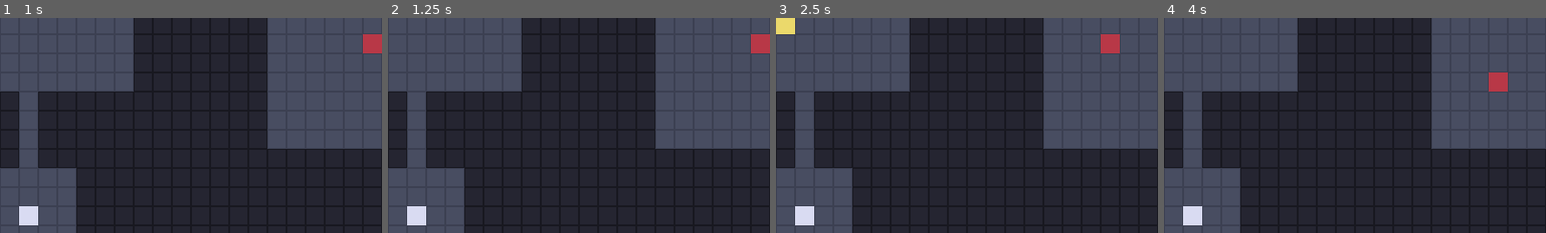
Above: before the commit, frames 1-4 (left to right).
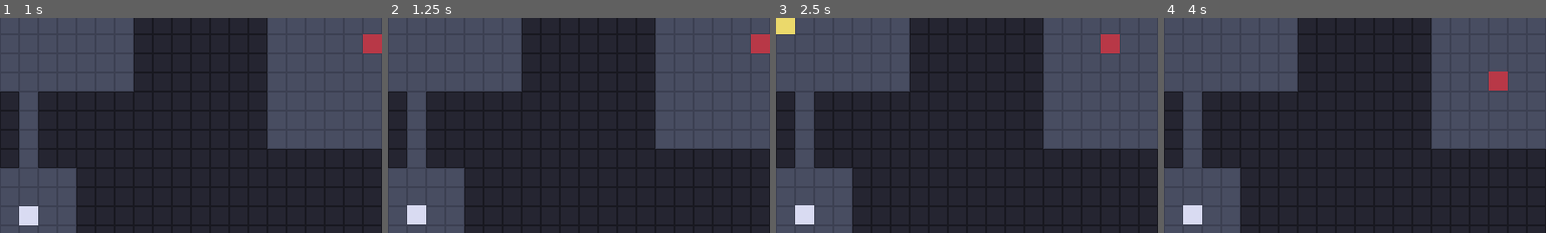
Above: after the commit, the same moments.

Repository: x-alterer/2D-Roguelike-like
Game: Godot game, scene res://scenes/main.tscn
The game is run twice, just before and just after one commit, with the same random seed, the same clock (stepped at 60 frames per second) and the same inputs.
Inputs:
- Up to frame 1 (1 s): tap Enter (confirm) at 0.5 s; hold Right (move_right) from 0.53 s (still down); hold Enter (confirm) from 0.53 s (still down)
- Up to frame 2 (1.25 s): keep holding Right (move_right); keep holding Enter (confirm)
- Up to frame 3 (2.5 s): release Right (move_right) at 1.28 s; release Enter (confirm) at 1.28 s; hold Down (move_down) 1.28-2.03 s; tap Enter (confirm) at 1.35, 2, 2.3 s; hold Right (move_right) from 2.03 s (still down); hold Space (wait) from 2.03 s (still down)
- Up to frame 4 (4 s): tap Enter (confirm) at 2.75, 2.85, 3.5 s; release Right (move_right) at 2.78 s; release Space (wait) at 2.78 s; hold Up (move_up) 2.78-3.53 s; hold Left (move_left) from 3.53 s (still down); hold Enter (confirm) from 3.53 s (still down)
The pictures show only the part of the screen within x 10-60%, y 27-77%; the shares and areas given below are measured in that part.

Frame 1 is identical in both runs. In frame 2, less than 0.1% of the frame differs, in the area x 5-10%, y 87-97%; in frame 3, less than 0.1%; in frame 4, less than 0.1%, in the area x 5-90%, y 24-97%.

Commit message:
feat: sound stubs, footstep puffs, enemy idle bob (tasks 7.1-7.2)
Five generated sine-tone WAVs (enveloped, no clicks) behind an Sfx
autoload with a round-robin player pool: move, bump, encounter start,
corruption gain (sounded inside add_corruption so every source pays
audibly), verb confirm. Committed steps leave a fading quad at the
departed cell; enemies bob their visual rect one pixel on a
phase-randomized loop — plain randf, never the seeded run RNG, which
stays reserved for gameplay reproducibility.

Co-Authored-By: Claude Fable 5 <noreply@anthropic.com>
Claude-Session: https://claude.ai/code/session_018muKSDbmmuj7g6CxEjXxPM

Diff:
--- a/actors/enemy.gd
+++ b/actors/enemy.gd
@@ -34,6 +34,14 @@
 	# real textures exist (technical plan, Decision 14).
 	if data != null:
 		_rect.color = data.color
+	# Two-frame idle bob (plan task 7.2): only the visual rect moves; the
+	# actor's grid truth never does. Plain randf() desynchronizes the
+	# enemies' bobs — deliberately NOT the seeded run RNG, which is
+	# reserved for gameplay so runs replay identically from their seed.
+	var bob := create_tween().set_loops()
+	bob.tween_interval(randf() * 0.4)
+	bob.tween_property(_rect, "position:y", -1.0, 0.45).set_trans(Tween.TRANS_SINE)
+	bob.tween_property(_rect, "position:y", 0.0, 0.45).set_trans(Tween.TRANS_SINE)
 
 
 ## Where this enemy wants to move this tick. Returning a cell is a wish,
--- a/autoloads/game_state.gd
+++ b/autoloads/game_state.gd
@@ -94,6 +94,12 @@
 ## §3: "one tick of encounter immunity", technical plan Decision 8).
 var pending_immunity_ticks := 0
 
+## Verbs whose mutation has been announced this run (Phase 7, Decision 38).
+## Run-scoped because the flash must fire once per run, and the menu that
+## first shows the mutation may belong to a later encounter than the one
+## where the band crossed.
+var announced_mutations: Array[StringName] = []
+
 
 func _ready() -> void:
 	reset_run()
@@ -117,6 +123,7 @@
 	run_over = false
 	run_end_cause = &""
 	run_recorded = false
+	announced_mutations.clear()
 	# "Nowhere yet" — Exploration snaps the player to the floor's entrance
 	# tile when it sees this sentinel.
 	grid_position = NO_POSITION
@@ -153,6 +160,9 @@
 		return
 	var old_band := corruption_band()
 	corruption = mini(corruption + amount, CORRUPTION_MAX)
+	# The gain itself is one of the five feedback events (plan task 7.5) —
+	# sounded here so every source of corruption pays audibly.
+	Sfx.play(&"corruption")
 	var new_band := corruption_band()
 	for band in range(old_band + 1, new_band + 1):
 		_cross_band(band)
--- /dev/null
+++ b/autoloads/sfx.gd
@@ -0,0 +1,54 @@
+## Sfx — single-tone feedback for key events (autoload singleton).
+##
+## What this is: five placeholder beeps (generated sine WAVs in
+## assets/sfx/) behind one call: Sfx.play(&"move"). A small pool of
+## AudioStreamPlayers rotates so a quick step-step-bump doesn't cut its
+## own sounds off.
+##
+## Why it's a third autoload (technical plan, Decision 37): sound is a
+## cross-scene service — exploration, encounter, AND the encounter's F6
+## standalone mode all need it, so it can't live in Main, and the Events
+## bus stays signal-only. Phase 7's rule: silence is not acceptable; the
+## ear needs *something* to confirm inputs were received. Real audio is
+## explicitly out of the PoC's scope — these tones are the whole
+## soundscape until then.
+##
+## How it connects: scenes call play() with one of the TONES keys at the
+## moment the event happens. Nothing calls back; sound is fire-and-forget.
+extends Node
+
+## The plan's five events (task 7.5), one tone each.
+const TONES: Dictionary = {
+	&"move": preload("res://assets/sfx/move.wav"),
+	&"bump": preload("res://assets/sfx/bump.wav"),
+	&"encounter": preload("res://assets/sfx/encounter.wav"),
+	&"corruption": preload("res://assets/sfx/corruption.wav"),
+	&"confirm": preload("res://assets/sfx/confirm.wav"),
+}
+## Enough simultaneous voices that rapid inputs overlap instead of
+## clipping each other.
+const POOL_SIZE := 4
+
+var _players: Array[AudioStreamPlayer] = []
+var _next := 0
+
+
+func _ready() -> void:
+	for i in POOL_SIZE:
+		var player := AudioStreamPlayer.new()
+		# Placeholder tones sit under the (future) mix, not on top of it.
+		player.volume_db = -8.0
+		add_child(player)
+		_players.append(player)
+
+
+## Plays one of the TONES keys. An unknown name is a content error worth
+## hearing about in the log, not a crash.
+func play(tone_name: StringName) -> void:
+	if not TONES.has(tone_name):
+		push_error("Sfx.play: no tone named '%s'." % tone_name)
+		return
+	var player := _players[_next]
+	_next = (_next + 1) % _players.size()
+	player.stream = TONES[tone_name]
+	player.play()
--- a/project.godot
+++ b/project.godot
@@ -18,6 +18,7 @@
 
 GameState="*res://autoloads/game_state.gd"
 Events="*res://autoloads/events.gd"
+Sfx="*res://autoloads/sfx.gd"
 
 [display]
 
--- a/scenes/exploration.gd
+++ b/scenes/exploration.gd
@@ -210,8 +210,12 @@
 		return
 	if not _is_walkable(target) or occupant != null:
 		_player.bump(step)
-		return
+		Sfx.play(&"bump")
+		return
+	var departed := _player.grid_pos
 	_player.step_to(target)
+	Sfx.play(&"move")
+	_spawn_step_puff(departed)
 	GameState.grid_position = target
 	if target == _exit_cell:
 		# Win condition (lockdown §6): stepping onto the exit ends the run.
@@ -301,6 +305,22 @@
 	return null
 
 
+## A footstep trace (plan task 7.2): a small quad at the departed cell that
+## fades and shrinks. Fire-and-forget presentation; it frees itself.
+func _spawn_step_puff(cell: Vector2i) -> void:
+	var puff := ColorRect.new()
+	puff.size = Vector2(6, 6)
+	puff.position = Vector2(cell * GridActor.TILE_SIZE) + Vector2(5, 5)
+	puff.color = Color(0.9, 0.9, 1.0, 0.3)
+	_actors.add_child(puff)
+	var tween := puff.create_tween()
+	tween.set_parallel()
+	tween.tween_property(puff, "color:a", 0.0, 0.25)
+	tween.tween_property(puff, "size", Vector2(2, 2), 0.25)
+	tween.tween_property(puff, "position", puff.position + Vector2(2, 2), 0.25)
+	tween.chain().tween_callback(puff.queue_free)
+
+
 func _update_feedback() -> void:
 	for enemy in _enemies:
 		enemy.update_feedback(_player.grid_pos)
Not shown, added: assets/sfx/bump.wav
Not shown, added: assets/sfx/confirm.wav
Not shown, added: assets/sfx/corruption.wav
Not shown, added: assets/sfx/encounter.wav
Not shown, added: assets/sfx/move.wav
